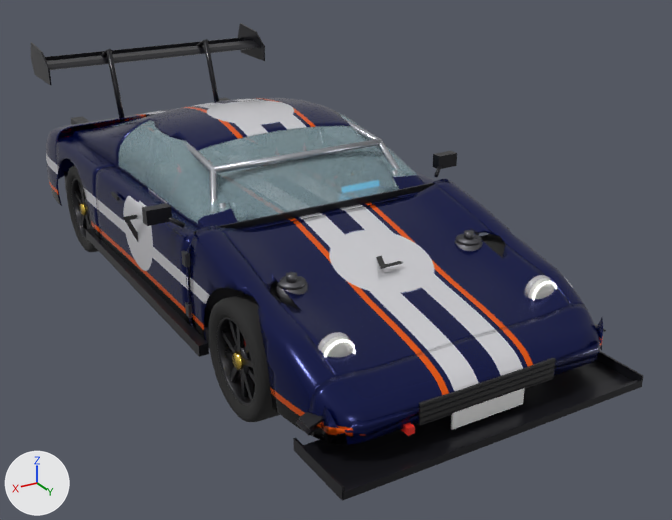
The glTF model godot/assets/fastback.glb, before and after one commit.
Both versions are drawn from a 50 mm lens placed at (2.74, 5.4, 2.8), pointed at (-0.27, 0.4, 0.3). Arrows for +X, +Y and +Z are at lower left; the lights stay in place. The picture after the commit comes second. Where no turn or scale is listed for an object, it has been applied to the vertices. Vertices at exactly the same position are counted once.

Objects in the first picture: 'Body_Sides', 'Bumper_F', 'Door_FR', 'Fender_R', 'Grille', 'Hood', 'Plate_F', 'RearWing', 'Roof_Pillars', 'Splitter', 'StrutTower_L', 'StrutTower_R', 'Tire_FR', 'Window_FR', 'Windshield' and 28 more.
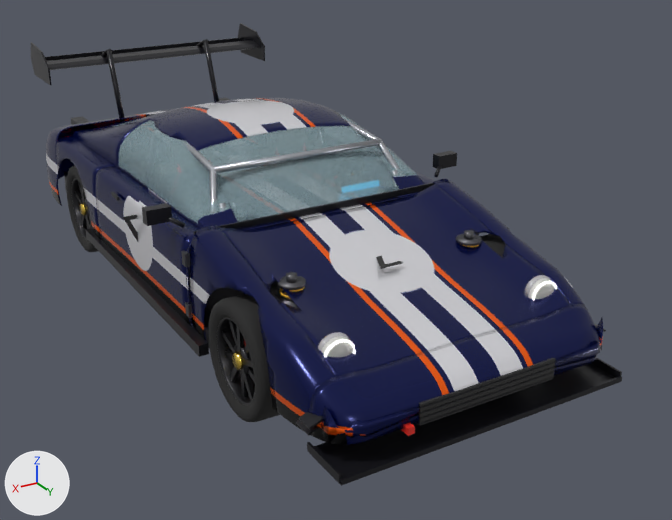
Boxes (x1, y1, x2, y2) around the edits, measured in the pictures (672 x 520 px):
'Splitter', rescaled (10% narrower, 14% shorter)
    before: (293, 351, 644, 500)
    after: (307, 358, 622, 486)
'Plate_F', deleted
    before: (451, 388, 524, 430)
'StrutTower_R', moved, rescaled (mostly hidden afterwards)
    before: (276, 282, 308, 309)
    after: (276, 291, 299, 309)
'StrutTower_L', moved, rescaled (not visible afterwards)
    before: (455, 241, 483, 251)

What changed in the scene script:
```text
Change me_splitter:
    used by ob_splitter; location = (0.0, 0.0, 0.0)
    remove me_splitter.from_pydata(...)  # 32 vertices, 48 faces; spans x -0.96..0.96, y 2.04..2.49, z 0.16..0.23
    add me_splitter.from_pydata(...)  # 32 vertices, 48 faces; spans x -0.91..0.91, y 2.07..2.39, z 0.16..0.22
    me_splitter part 1: the whole mesh is scaled about its middle by (0.947, 0.686, 0.726), then moved by (0.0, -0.03, -0.01)
Change me_tw:
    used by ob_struttower_l; location = (0.0, 0.0, 0.0)
    remove me_tw.from_pydata(...)  # 40 vertices, 76 faces; spans x -0.685..-0.515, y 1.295..1.465, z 0.57..0.71
    add me_tw.from_pydata(...)  # 40 vertices, 76 faces; spans x -0.685..-0.515, y 1.295..1.465, z 0.517..0.635
    me_tw part 2: the whole mesh is scaled about its middle by (1, 1, 0.84), then moved by (0.0, 0.0, -0.064)
Change me_tw_001:
    used by ob_struttower_r; location = (0.0, 0.0, 0.0)
    remove me_tw_001.from_pydata(...)  # 40 vertices, 76 faces; spans x 0.515..0.685, y 1.295..1.465, z 0.57..0.71
    add me_tw_001.from_pydata(...)  # 40 vertices, 76 faces; spans x 0.515..0.685, y 1.295..1.465, z 0.517..0.635
    me_tw_001 part 3: the whole mesh is scaled about its middle by (1, 1, 0.84), then moved by (0.0, 0.0, -0.064)
Remove ob_plate_f:
    ob_plate_f = bpy.data.objects.new('Plate_F', me_plate_f)
    ob_plate_f.location = (0.0, 0.0, 0.0)
```
